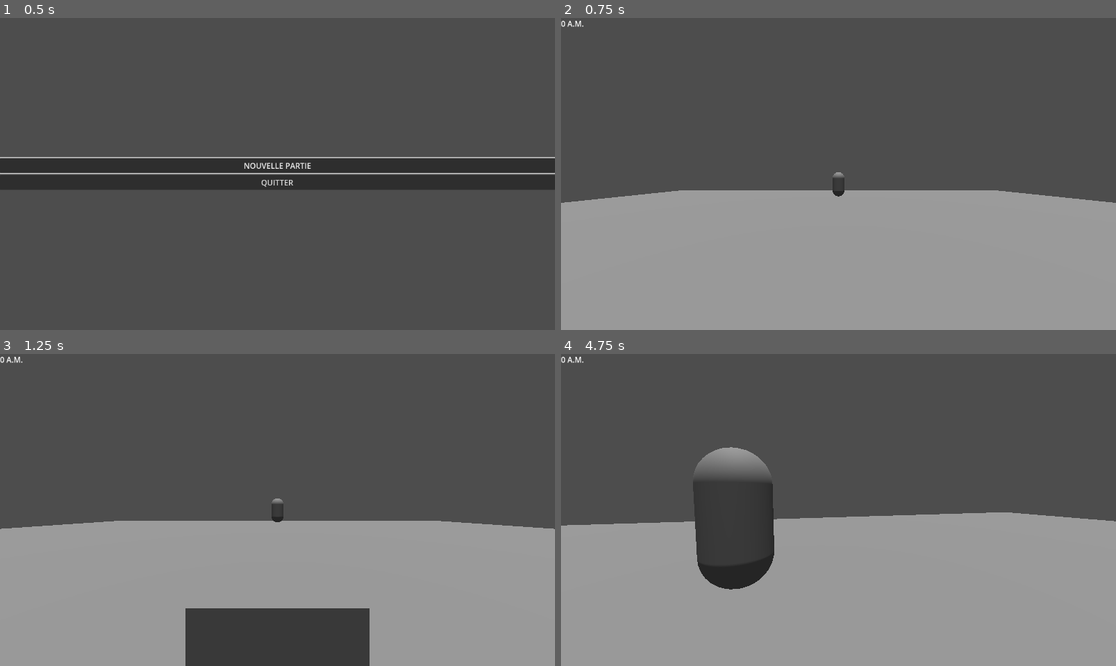
Above: before the commit, frames 1-4 (two rows, left to right).
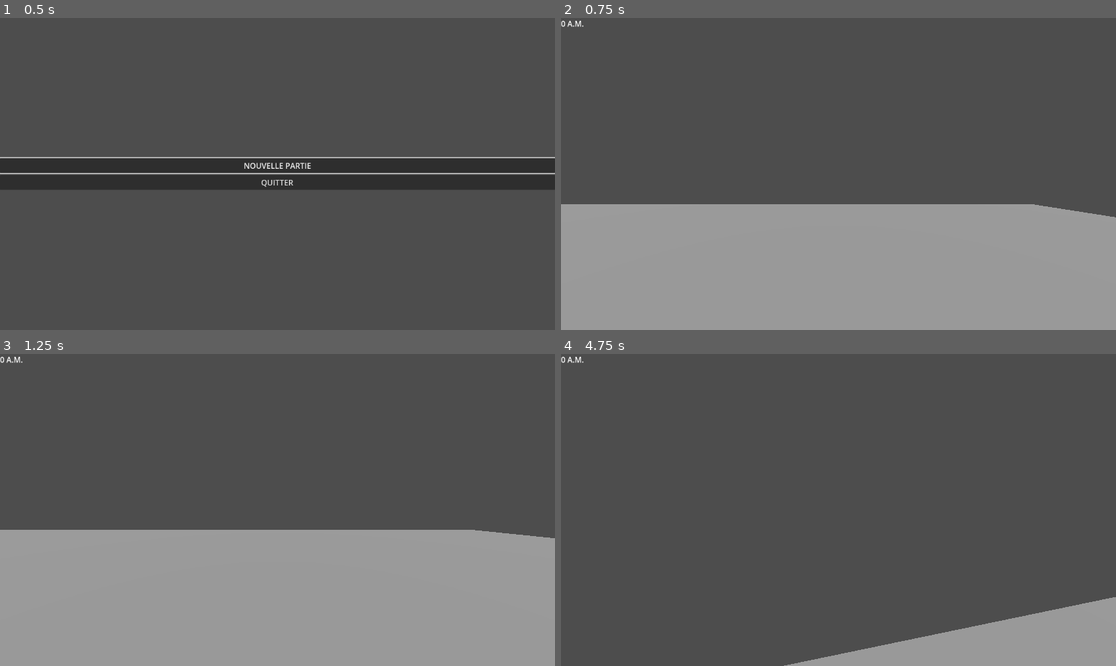
Above: after the commit, the same moments.

Repository: maxencecoipelet-blip/projet-modelisation
Game: Godot game, scene res://MainMenu.tscn
The game is run twice, just before and just after one commit, with the same random seed, the same clock (stepped at 60 frames per second) and the same inputs.
Inputs (mouse positions are in pixels of both pictures, inside the frame that each line leads up to):
- Up to frame 1 (0.5 s): no input
- Up to frame 2 (0.75 s): click "NOUVELLE PARTIE" at 0.5 s
- Up to frame 3 (1.25 s): no input
- Up to frame 4 (4.75 s): tap Enter (ui_accept) at 1.25, 1.52, 2.27, 3.77, 4.52 s; move the mouse to (866, 510) at 1.27 s; hold Up (ui_up) from 1.28 s (still down); move the mouse to (810, 510) at 2.02 s; move the mouse to (849, 503) at 2.77 s; move the mouse to (832, 516) at 3.52 s; move the mouse to (877, 513) at 4.27 s

Frame 1 is identical in both runs. In frame 2, 3.9% of the frame differs, in the area x 0-100%, y 49-64%; in frame 3, 8.7%; in frame 4, 40%, in the area x 0-100%, y 29-100%.

Commit message:
réorganisation des fichiers

Diff:
--- /dev/null
+++ b/ONAUBE(OneNightAtUBE)/echapPC.tscn
@@ -0,0 +1,11 @@
+[gd_scene load_steps=2 format=3 uid="uid://bhh87tt7a2sc2"]
+
+[ext_resource type="Script" uid="uid://cg3v0jg506ov" path="res://echap_pc.gd" id="1_xh4bk"]
+
+[node name="CanvasLayer" type="CanvasLayer"]
+script = ExtResource("1_xh4bk")
+
+[node name="Label" type="Label" parent="."]
+offset_right = 40.0
+offset_bottom = 23.0
+text = "ESC to return to the game"
--- /dev/null
+++ b/ONAUBE(OneNightAtUBE)/echap_pc.gd
@@ -0,0 +1,11 @@
+extends CanvasLayer
+
+# Called when the node enters the scene tree for the first time.
+func _ready() -> void:
+	pass # Replace with function body.
+
+
+# Called every frame. 'delta' is the elapsed time since the previous frame.
+func _process(delta: float) -> void:
+	if Input.is_action_just_pressed("pause"):
+		get_tree().change_scene_to_file("res://final.tscn")
--- a/ONAUBE(OneNightAtUBE)/final.tscn
+++ b/ONAUBE(OneNightAtUBE)/final.tscn
@@ -24,7 +24,7 @@
 transform = Transform3D(1, 0, 0, 0, 0.07544859, 0.9971497, 0, -0.9971497, 0.07544859, 0, 1.7028298, 0)
 
 [node name="joueur" parent="." instance=ExtResource("1_h0aww")]
-transform = Transform3D(1, 0, 0, 0, 1, 0, 0, 0, 1, 0, 1.9405782, 0)
+transform = Transform3D(1, 0, 0, 0, 1, 0, 0, 0, 1, 7.5525, 1.9405782, -13.670105)
 
 [node name="StaticBody3D" type="StaticBody3D" parent="."]
 transform = Transform3D(22.669384, 0, 0, 0, 1, 0, 0, 0, 29.564863, 0, 0, 0)
--- a/ONAUBE(OneNightAtUBE)/gameState.gd
+++ b/ONAUBE(OneNightAtUBE)/gameState.gd
@@ -2,7 +2,8 @@
 var time=0
 var night_duration=60
 var win=false
-
+var IG=false
+var on_pc=false
 
 # Called when the node enters the scene tree for the first time.
 func _ready() -> void:
@@ -12,9 +13,14 @@
 # Called every frame. 'delta' is the elapsed time since the previous frame.
 func _process(delta: float) -> void:
 	if time<=night_duration:
-		time+=delta
+		if IG==true:
+			time+=delta*2
+		else:
+			time+=delta
 	else:
 		win_game()
+	print(get_current_hour())
+
 
 
 func get_current_hour():
--- a/ONAUBE(OneNightAtUBE)/ordi.gd
+++ b/ONAUBE(OneNightAtUBE)/ordi.gd
@@ -16,6 +16,7 @@
 	if body.is_in_group("player"):
 		player_in_range=true
 		player = body
+		GameState.on_pc=true
 		call_deferred("open_computer")
 		print(player)
 
@@ -23,6 +24,7 @@
 
 func _on_area_3d_body_exited(body: Node3D) -> void:
 	if body.is_in_group("player"):
+		GameState.on_pc=false
 		player_in_range=false
 
 
--- a/ONAUBE(OneNightAtUBE)/scenes_ordi/Desktop.gd
+++ b/ONAUBE(OneNightAtUBE)/scenes_ordi/Desktop.gd
@@ -6,12 +6,12 @@
 
 
 func _on_texture_button_pressed() -> void:
-	print("hey")
+	get_tree().change_scene_to_file("res://scenes_ordi/UIRobots.tscn")
 
 
 func _on_texture_button_2_pressed() -> void:
-	pass
+	get_tree().change_scene_to_file("res://scenes_ordi/caméras.tscn")
 
 
 func _on_texture_button_3_pressed() -> void:
-	pass
+	get_tree().change_scene_to_file("res://scenes_ordi/minijeu.tscn")
--- a/ONAUBE(OneNightAtUBE)/scenes_ordi/Desktop.tscn
+++ b/ONAUBE(OneNightAtUBE)/scenes_ordi/Desktop.tscn
@@ -1,10 +1,11 @@
-[gd_scene load_steps=8 format=3 uid="uid://brqxluhax66mh"]
+[gd_scene load_steps=9 format=3 uid="uid://brqxluhax66mh"]
 
 [ext_resource type="Script" uid="uid://bw2b6iy1qyft0" path="res://scenes_ordi/Desktop.gd" id="1_f0eep"]
 [ext_resource type="Texture2D" uid="uid://cixg1ujirfs8o" path="res://scenes_ordi/Flag.png" id="2_isxv6"]
 [ext_resource type="Texture2D" uid="uid://bf7dt22u304mh" path="res://assets/windows-95-app-icons-pack-preview-2-scaled(1).jpg" id="3_tp1l6"]
 [ext_resource type="Texture2D" uid="uid://k3yinifcu1my" path="res://assets/windows-95-app-icons-pack-preview-2-scaled(3).jpg" id="4_0h6bp"]
 [ext_resource type="Texture2D" uid="uid://p714u1xw3cp1" path="res://assets/windows-95-app-icons-pack-preview-2-scaled(4).jpg" id="5_6pycw"]
+[ext_resource type="PackedScene" uid="uid://bhh87tt7a2sc2" path="res://echapPC.tscn" id="6_0h6bp"]
 
 [sub_resource type="Shader" id="7"]
 code = "shader_type canvas_item;
@@ -35,9 +36,12 @@
 script = ExtResource("1_f0eep")
 
 [node name="ColorRect" type="ColorRect" parent="."]
-layout_mode = 0
+layout_mode = 1
+anchors_preset = 15
 anchor_right = 1.0
 anchor_bottom = 1.0
+grow_horizontal = 2
+grow_vertical = 2
 color = Color(3.4172833e-06, 0.51753, 0.51753014, 1)
 
 [node name="Panel" type="Panel" parent="."]
@@ -128,6 +132,8 @@
 text = "Mini-jeu"
 horizontal_alignment = 1
 
+[node name="Control" parent="." instance=ExtResource("6_0h6bp")]
+
 [node name="ScanLines" type="ColorRect" parent="."]
 material = SubResource("8")
 layout_mode = 1
--- /dev/null
+++ b/ONAUBE(OneNightAtUBE)/scenes_ordi/UIRobots.tscn
@@ -0,0 +1,14 @@
+[gd_scene load_steps=2 format=3 uid="uid://csni8jmtbf5lr"]
+
+[ext_resource type="PackedScene" uid="uid://bhh87tt7a2sc2" path="res://echapPC.tscn" id="1_8aolb"]
+
+[node name="Control" type="Control"]
+layout_mode = 3
+anchors_preset = 15
+anchor_right = 1.0
+anchor_bottom = 1.0
+grow_horizontal = 2
+grow_vertical = 2
+
+[node name="Control" parent="." instance=ExtResource("1_8aolb")]
+layout_mode = 1
--- /dev/null
+++ b/ONAUBE(OneNightAtUBE)/scenes_ordi/caméras.tscn
@@ -0,0 +1,7 @@
+[gd_scene load_steps=2 format=3 uid="uid://buvavhxtfj1a6"]
+
+[ext_resource type="PackedScene" uid="uid://bhh87tt7a2sc2" path="res://echapPC.tscn" id="1_38x4q"]
+
+[node name="Node3D" type="Node3D"]
+
+[node name="Control" parent="." instance=ExtResource("1_38x4q")]
--- /dev/null
+++ b/ONAUBE(OneNightAtUBE)/scenes_ordi/minijeu.tscn
@@ -0,0 +1,7 @@
+[gd_scene load_steps=2 format=3 uid="uid://dmi13rv5x8557"]
+
+[ext_resource type="PackedScene" uid="uid://bhh87tt7a2sc2" path="res://echapPC.tscn" id="1_vhvpd"]
+
+[node name="Node3D" type="Node3D"]
+
+[node name="Control" parent="." instance=ExtResource("1_vhvpd")]
Not shown, added: ONAUBE(OneNightAtUBE)/amphi.glb.import
Not shown, added: ONAUBE(OneNightAtUBE)/amphi_wood_table_diff_2k.jpg.import
Not shown, added: ONAUBE(OneNightAtUBE)/amphi_wood_table_nor_gl_2k.png.import
Binary file added: ONAUBE(OneNightAtUBE)/amphi_wood_table_rough_2k.png
Not shown, added: ONAUBE(OneNightAtUBE)/amphi_wood_table_rough_2k.png.import
Not shown, added: ONAUBE(OneNightAtUBE)/assets/amphi.glb.import
Not shown, added: ONAUBE(OneNightAtUBE)/assets/amphi_wood_table_diff_2k.jpg.import
Not shown, added: ONAUBE(OneNightAtUBE)/assets/amphi_wood_table_nor_gl_2k.png.import
Binary file added: ONAUBE(OneNightAtUBE)/assets/amphi_wood_table_rough_2k.png
Not shown, added: ONAUBE(OneNightAtUBE)/assets/amphi_wood_table_rough_2k.png.import
Not shown, added: ONAUBE(OneNightAtUBE)/assets/wood_table_diff_2k.jpg.import
Not shown, added: ONAUBE(OneNightAtUBE)/assets/wood_table_nor_gl_2k.png.import
(and 24 more such lines)
